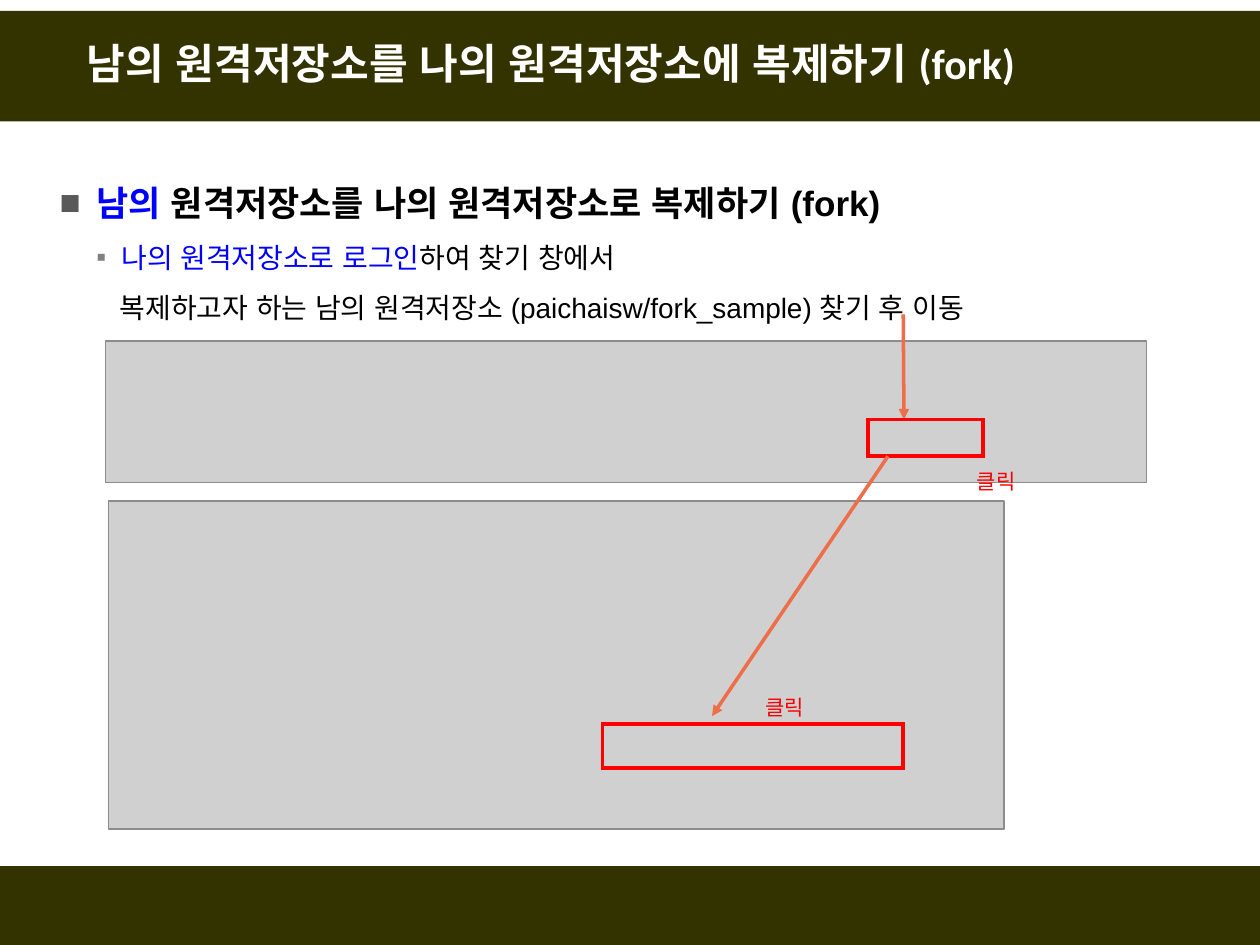
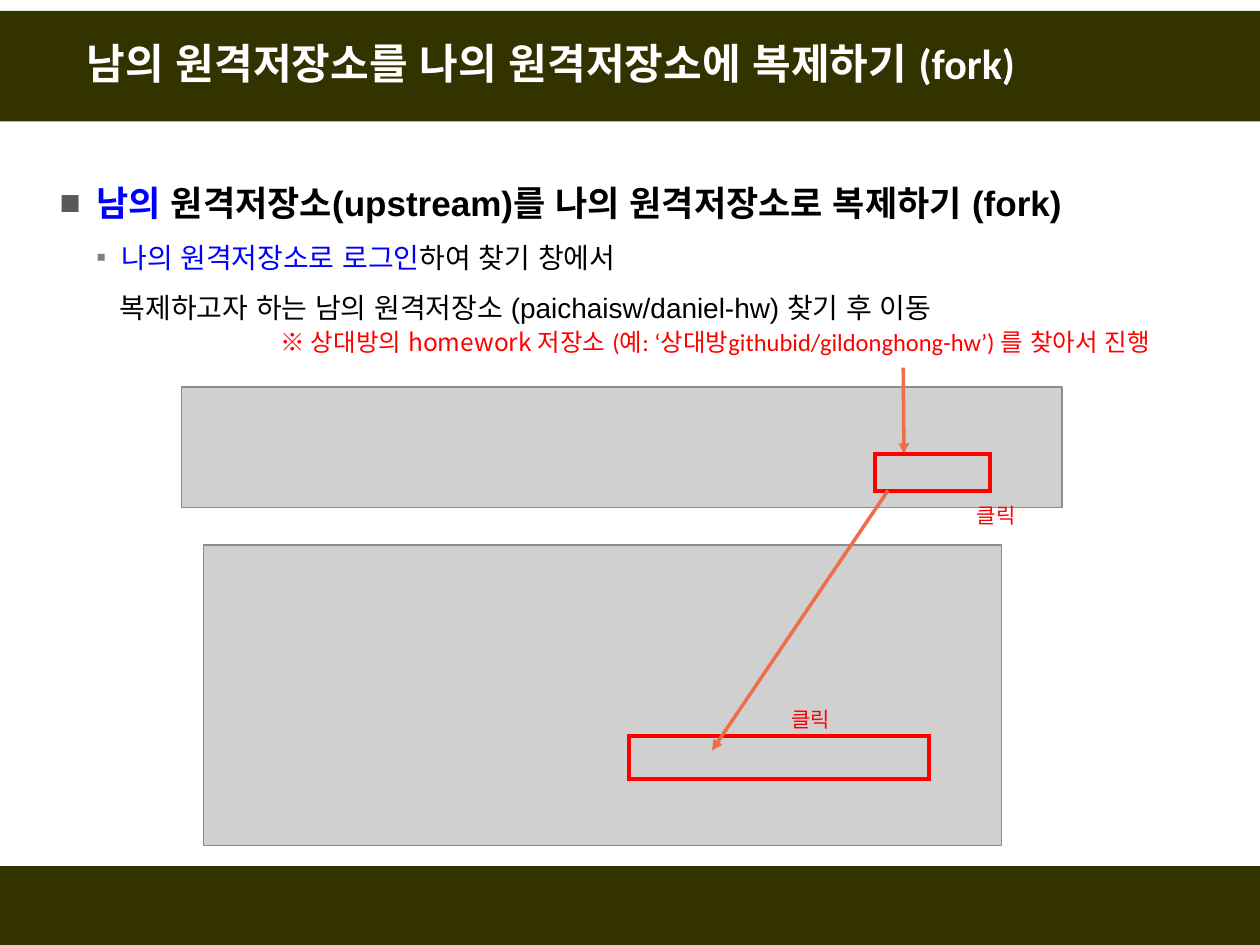
Before and after one commit to fasthill/github-lecture, a slide deck: slide 3 of git및github첫걸음3-forkclonePR.pptx. Drawn at 1260x945 pixels with LibreOffice and Linux fonts; fonts in the diff are those of the drawing; grey boxes stand for pictures. Boxes give left, top, right and bottom in pixels: in the first picture for what was removed or moved away, otherwise in the second. Text is boxed around its words. In the diff, an @@ line names an element or a change of style, - is before the commit and + after.

```diff
--- a/git및github첫걸음3-forkclonePR.pptx
+++ b/git및github첫걸음3-forkclonePR.pptx
@@ text at box(96, 186, 1061, 224): text changed @@
-■ 남의 원격저장소를 나의 원격저장소로 복제하기 (fork)
+■ 남의 원격저장소(upstream)를 나의 원격저장소로 복제하기 (fork)
@@ text at box(120, 294, 931, 324): text changed @@
-  복제하고자 하는 남의 원격저장소 (paichaisw/fork_sample) 찾기 후 이동
+  복제하고자 하는 남의 원격저장소 (paichaisw/daniel-hw) 찾기 후 이동
@@ picture removed at box(106, 341, 1147, 483) @@
@@ text added at box(311, 330, 1150, 356), 14 pt, text #FF0000 @@
+※ 상대방의 homework 저장소 (예: ‘상대방githubid/gildonghong-hw’) 를 찾아서 진행
@@ picture added at box(181, 387, 1062, 508) @@
@@ arrow moved from (903, 314) - (903, 420) to (903, 368) - (903, 454) @@
@@ rectangle: place and size @@
-rectangle at box(868, 420, 983, 456)
+rectangle at box(874, 454, 989, 490)
@@ arrow moved from (888, 456) - (712, 716) to (888, 490) - (712, 751) @@
@@ text "클릭": place and size @@
-text "클릭" at box(977, 471, 1016, 494)
+text "클릭" at box(977, 502, 1016, 525)
@@ picture: place and size @@
-picture at box(108, 501, 1003, 829)
+picture at box(203, 544, 1000, 845)
@@ text "클릭": place and size @@
-text "클릭" at box(765, 697, 804, 717)
+text "클릭" at box(791, 709, 830, 729)
@@ rectangle: place and size @@
-rectangle at box(602, 724, 903, 769)
+rectangle at box(629, 736, 930, 780)
```
Also in this commit, not shown: 31 other slides changed, 2 slides added.
